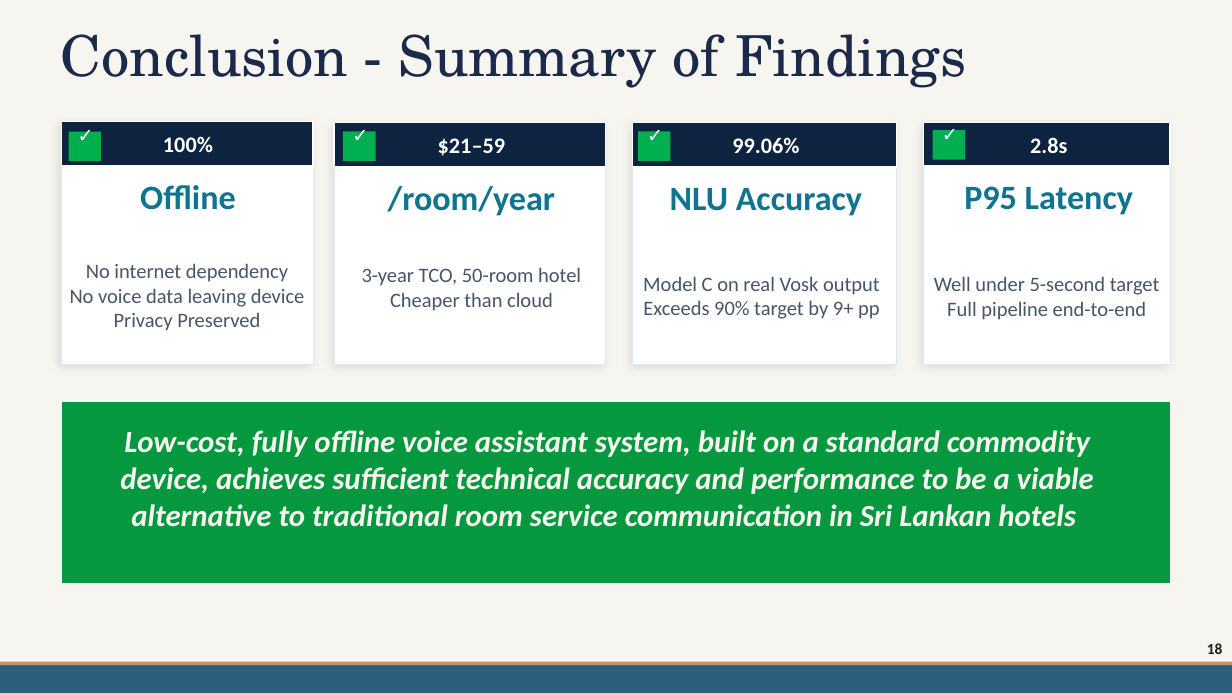
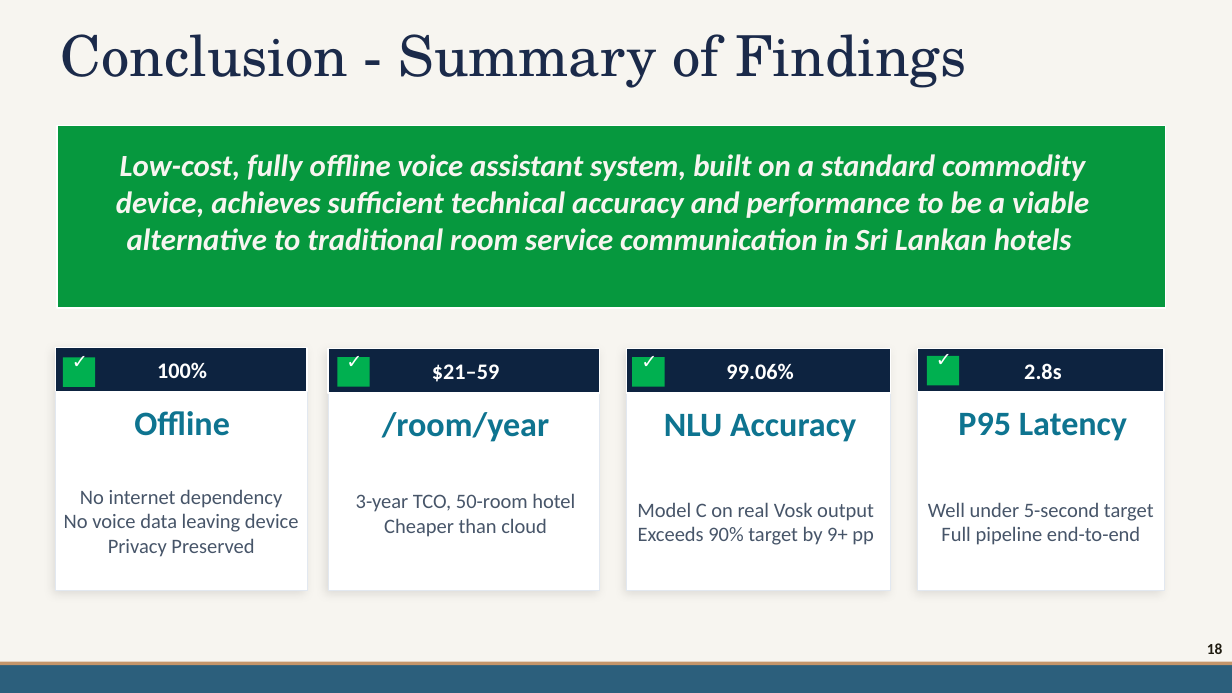
Before and after one commit to mdpw/msc-research, a slide deck: slide 18 of documents/Viva Presentation.pptx. Drawn at 1232x693 pixels with LibreOffice and Linux fonts; fonts in the diff are those of the drawing; background and template pictures are left out. Boxes give left, top, right and bottom in pixels: in the first picture for what was removed or moved away, otherwise in the second. Text is boxed around its words. In the diff, an @@ line names an element or a change of style, - is before the commit and + after.

```diff
--- a/documents/Viva Presentation.pptx
+++ b/documents/Viva Presentation.pptx
@@ rectangle: place and size @@
-rectangle at <box>62,401,1171,583</box>
+rectangle at <box>57,126,1166,308</box>
@@ text "Low-cost, fully offline voice assistant ...": place and size @@
-text "Low-cost, fully offline voice assistant ..." at <box>120,430,1094,527</box>
+text "Low-cost, fully offline voice assistant ..." at <box>116,154,1089,251</box>
@@ 12 texts, 12 rectangles: place and size @@
-12 texts, 12 rectangles at <box>61,122,1171,365</box>
+12 texts, 12 rectangles at <box>55,348,1165,591</box>
```
Also in this commit, not shown: 6 other slides changed.
